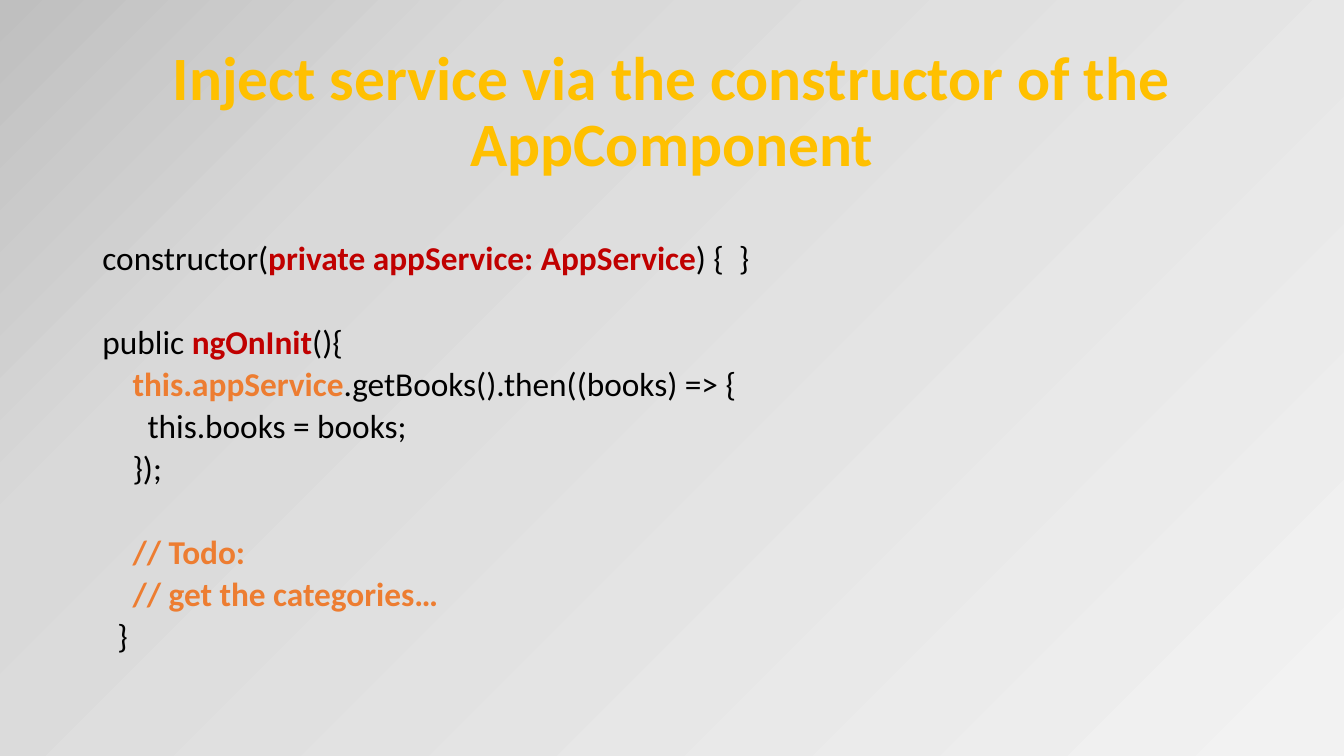
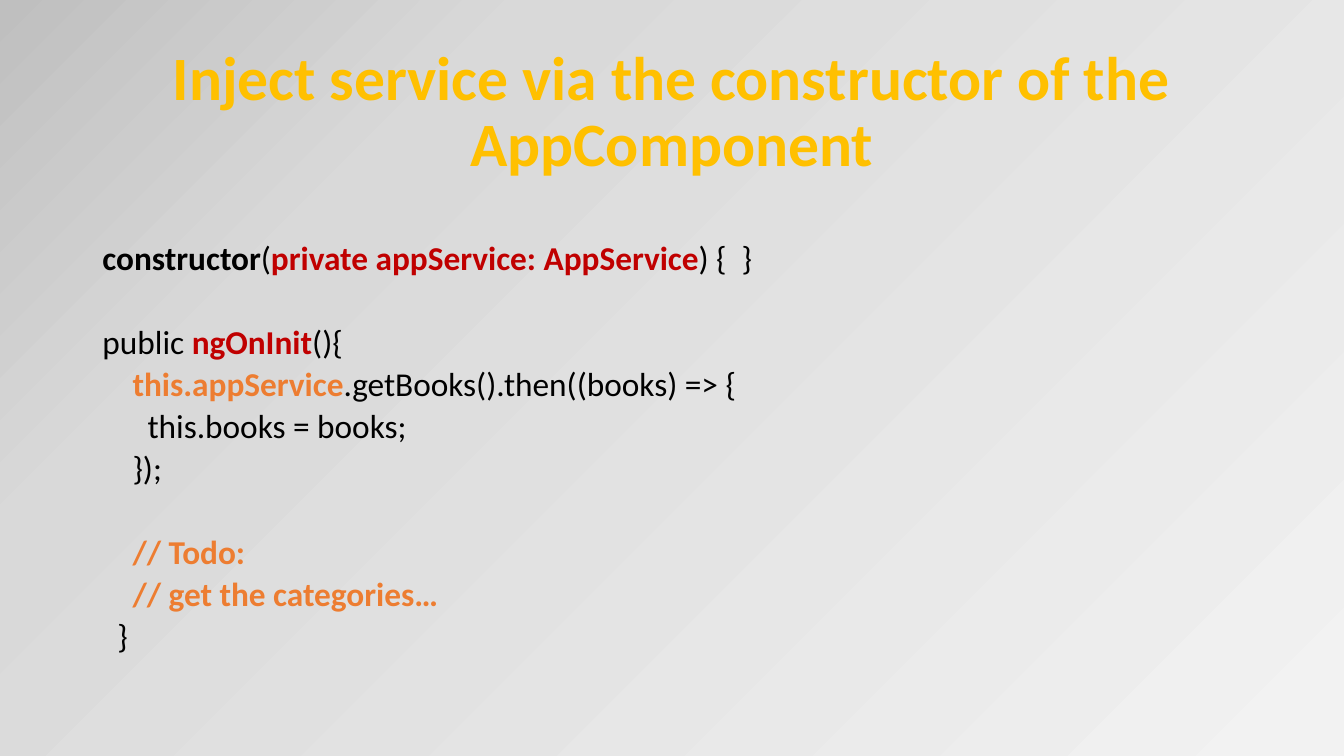
Before and after one commit to OrdinaNederland/hackjam-angular, a slide deck: slide 36 of Angular2.pptx. Drawn at 1344x756 pixels with LibreOffice and Linux fonts; fonts in the diff are those of the drawing. Boxes give left, top, right and bottom in pixels: in the first picture for what was removed or moved away, otherwise in the second. Text is boxed around its words. In the diff, an @@ line names an element or a change of style, - is before the commit and + after.

```diff
--- a/Angular2.pptx
+++ b/Angular2.pptx
@@ text at box(102, 246, 709, 276): bold on in "constructor(private" @@
```
Also in this commit, not shown: 11 other slides changed, 2 slides added, 1 other file.
